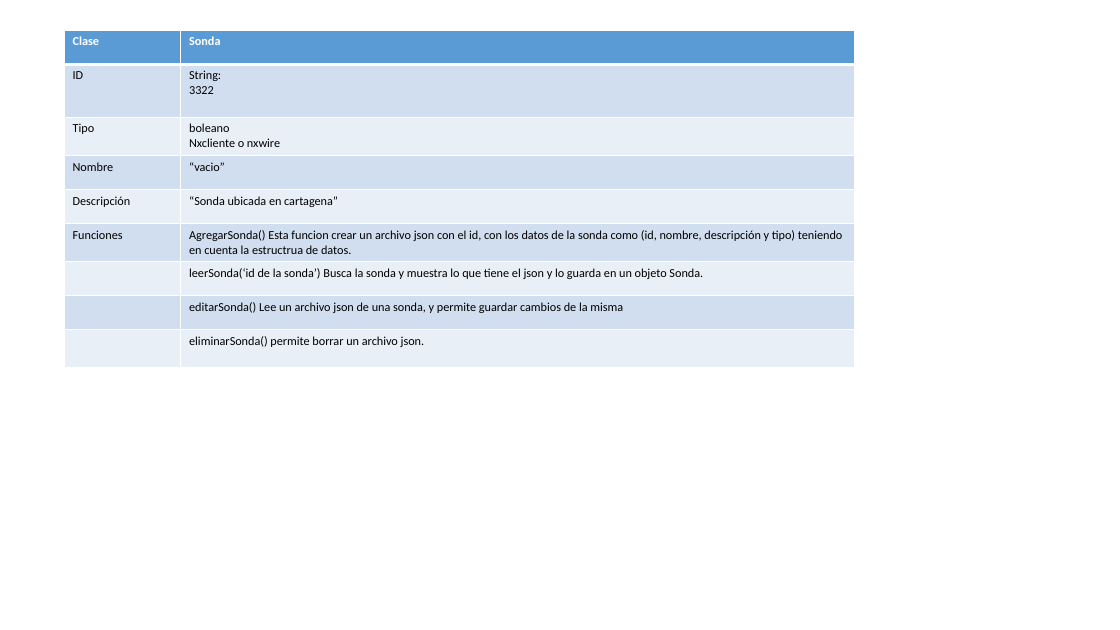
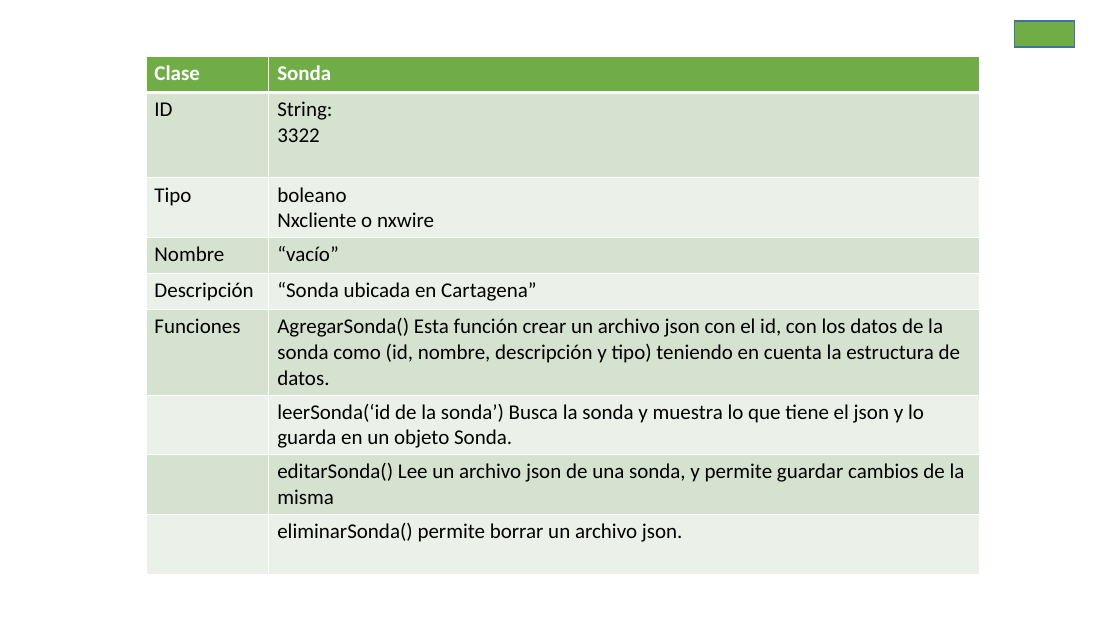
Before and after one commit to juande007/generadorDeReporte, a slide deck: slide 11 of Documentación/Documentation.pptx. Drawn at 1120x630 pixels with LibreOffice and Linux fonts; fonts in the diff are those of the drawing. Boxes give left, top, right and bottom in pixels: in the first picture for what was removed or moved away, otherwise in the second. Text is boxed around its words. In the diff, an @@ line names an element or a change of style, - is before the commit and + after.

```diff
--- a/Documentación/Documentation.pptx
+++ b/Documentación/Documentation.pptx
@@ action button blank added at (1015, 21, 1075, 47), fill #70AD47, outline #43739E 1 pt @@
@@ table at (146, 56, 980, 568) @@
-row 4, column 2: “vacio”
+row 4, column 2: “vacío”
-row 5, column 2: “Sonda ubicada en cartagena”
+row 5, column 2: “Sonda ubicada en Cartagena”
-row 6, column 2: AgregarSonda() Esta funcion crear un archivo json con el id, con los datos de la sonda como (id, nombre, descripción y tipo) teniendo en cuenta la estructrua de datos.
+row 6, column 2: AgregarSonda() Esta función crear un archivo json con el id, con los datos de la sonda como (id, nombre, descripción y tipo) teniendo en cuenta la estructura de datos.
@@ fill #5B9BD5 to #70AD47 in row 1 @@
@@ fill #D2DEEF to #D5E3CF in 8 cells @@
@@ fill #EAEFF7 to #EBF1E9 in 8 cells @@
@@ size 10.5 to 18 pt in "Clase", "Sonda", "ID", "String:" and 10 more places @@
@@ table: place and size @@
-table at (65, 30, 855, 366)
+table at (146, 56, 980, 568)
```
Also in this commit, not shown: 6 other slides changed, 6 slides added, 1 slide removed, 9 other files.
